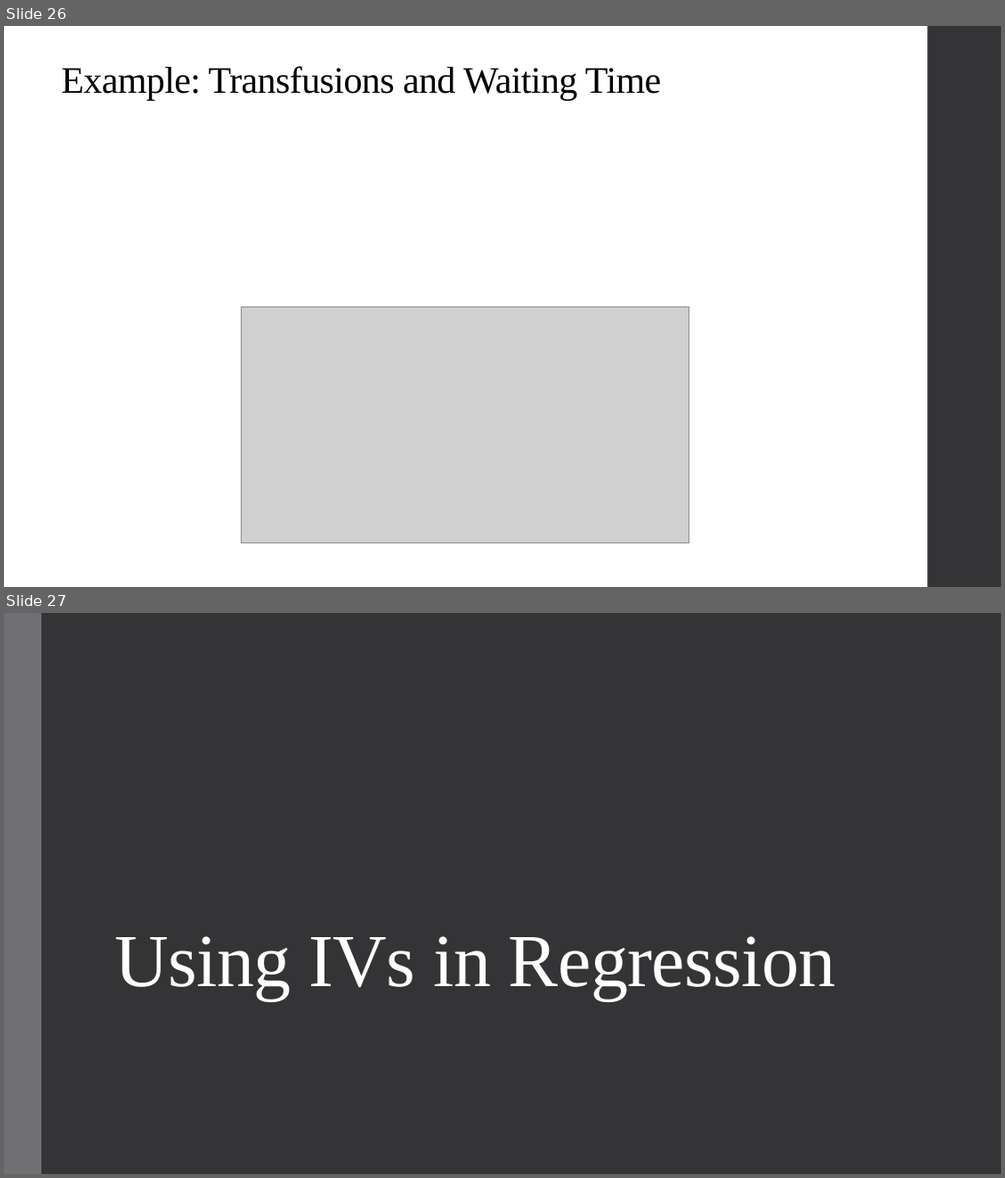
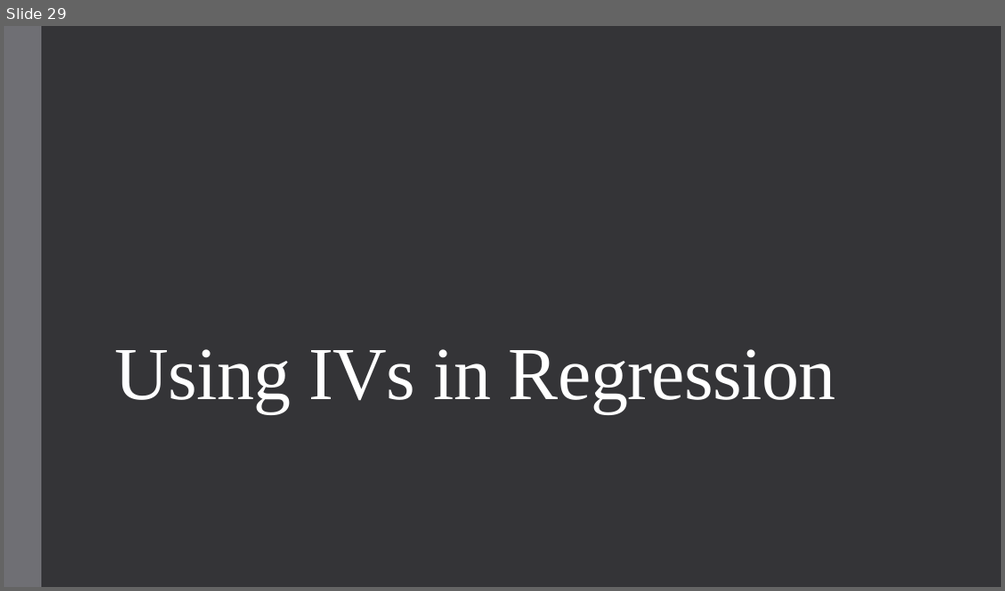
Before and after one commit to qiufei/fork-HAD5744, a slide deck: Lecture06_IV/Lecture6_IVEstimation_2022F.pptx. Shown one above the other, each under a label of ours: slides 26 and 27 before the commit, slide 29 after it. The pictures are 1005x1178 and 1005x591 pixels, drawn with LibreOffice and Linux fonts; fonts in the diff are those of the drawing; grey boxes stand for pictures. Boxes give left, top, right and bottom in pixels: in the first picture for what was removed or moved away, otherwise in the second. Text is boxed around its words. In the diff, an @@ line names an element or a change of style, - is before the commit and + after.

```diff
--- a/Lecture06_IV/Lecture6_IVEstimation_2022F.pptx
+++ b/Lecture06_IV/Lecture6_IVEstimation_2022F.pptx
@@ slide 26 removed at bbox=[4, 26, 1001, 587], background #FFFFFF @@
@@ rectangle removed at bbox=[928, 26, 1001, 587] @@
@@ title removed at bbox=[61, 66, 661, 100] @@
-Example: Transfusions and Waiting Time
@@ picture removed at bbox=[241, 306, 689, 543] @@
@@ what was slide 27 is now slide 29 @@
```
Also in this commit, not shown: 1 slide changed, 5 slides added, 6 other files.
